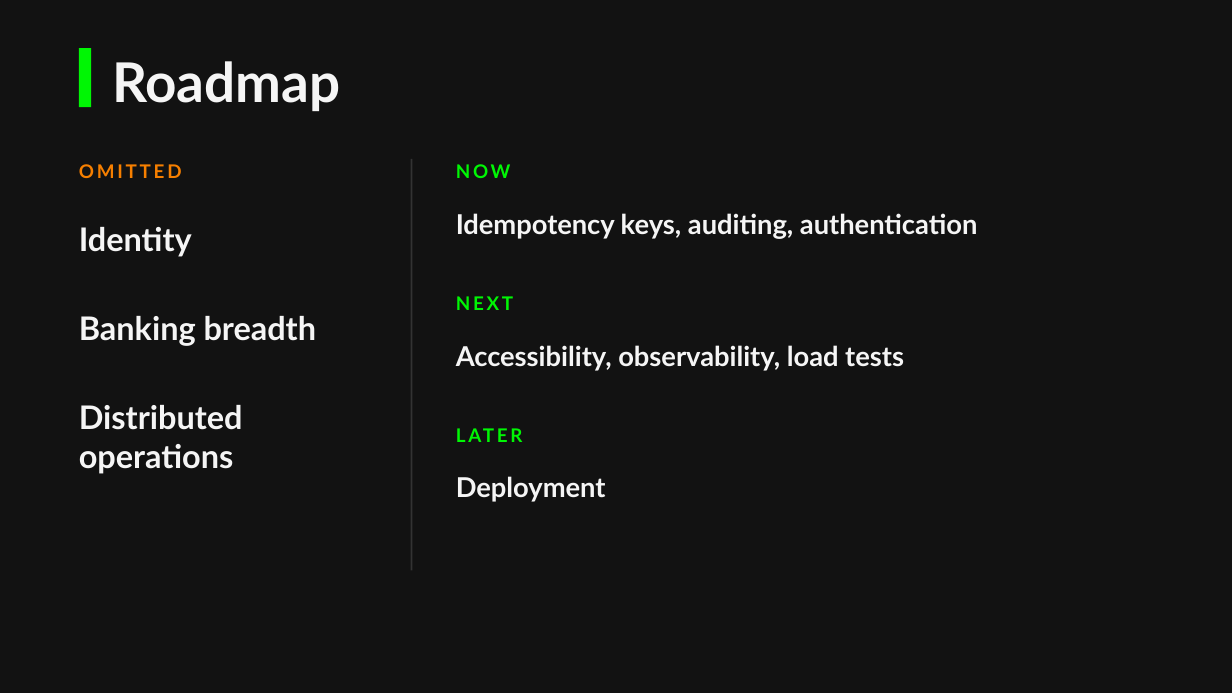
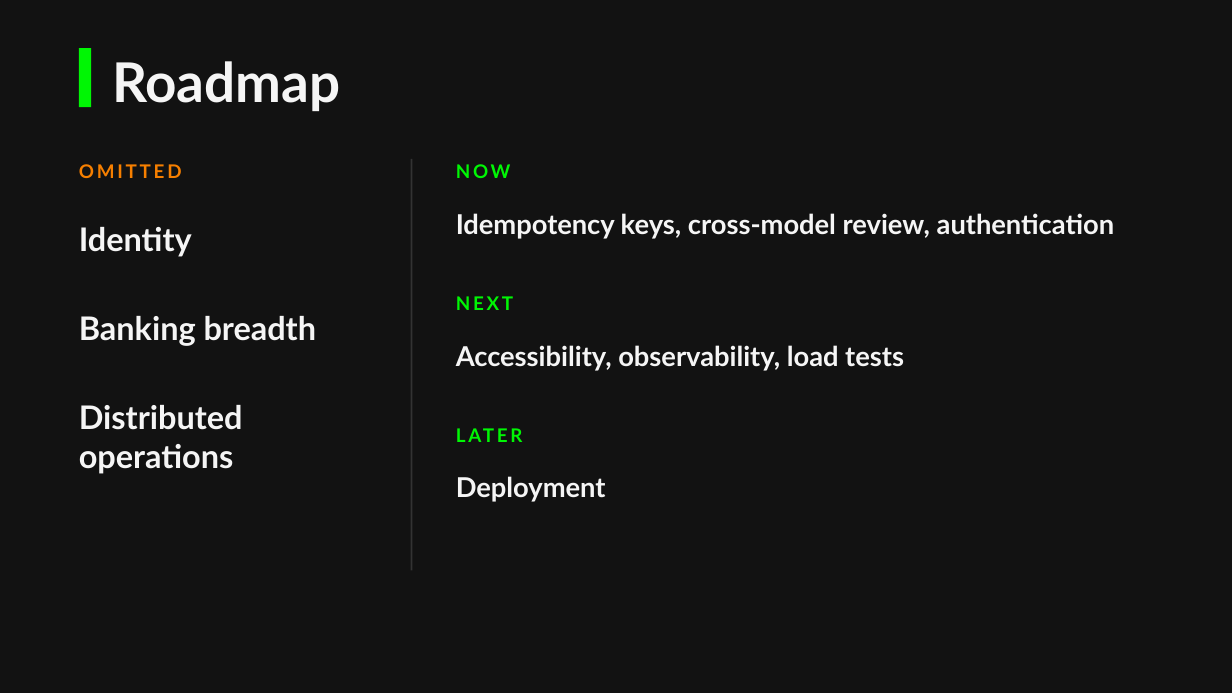
Before and after one commit to johndifini/atm, a slide deck: slide 7 of design/atm-deck.pptx. Drawn at 1232x693 pixels with LibreOffice and Linux fonts; fonts in the diff are those of the drawing. Boxes give left, top, right and bottom in pixels: in the first picture for what was removed or moved away, otherwise in the second. Text is boxed around its words. In the diff, an @@ line names an element or a change of style, - is before the commit and + after.

```diff
--- a/design/atm-deck.pptx
+++ b/design/atm-deck.pptx
@@ text at (456,213,1114,239): text changed @@
-Idempotency keys, auditing, authentication
+Idempotency keys, cross-model review, authentication
```
Also in this commit, not shown: 1 other file.
